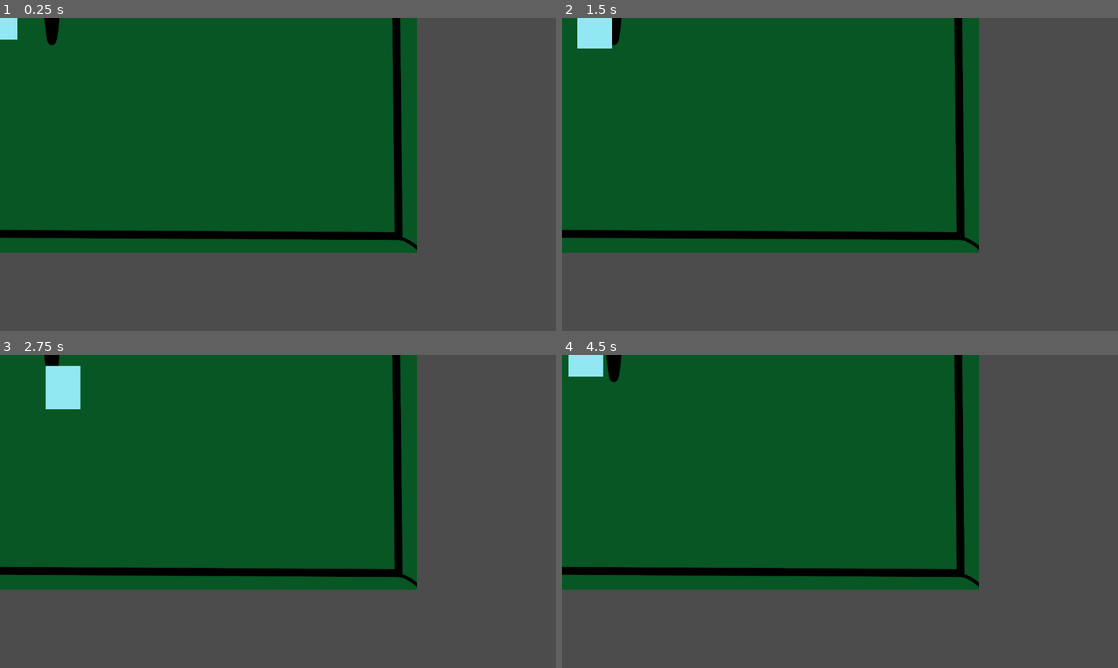
Above: before the commit, frames 1-4 (two rows, left to right).
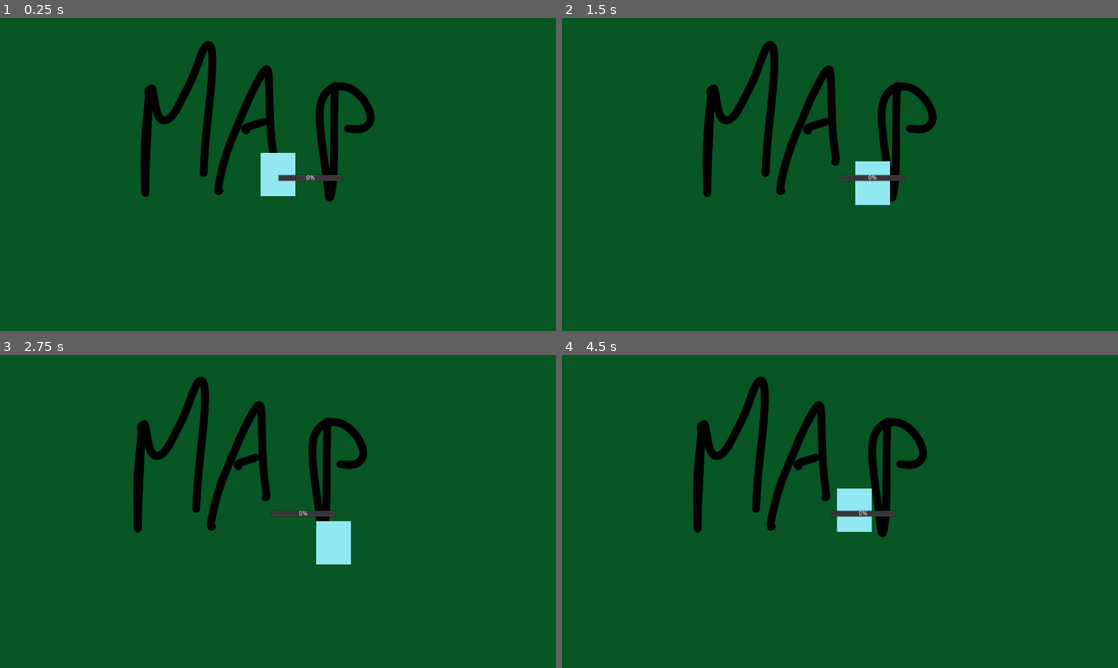
Above: after the commit, the same moments.

Repository: CeylenGames/5thAlakajam
Game: Godot game, scene res://World.tscn
Two runs of this game, one before a commit and one after it. Both use one fixed random seed, a clock stepped at 60 frames per second and the inputs below.
Inputs:
- Up to frame 1 (0.25 s): no input
- Up to frame 2 (1.5 s): tap Enter at 0.5 s; hold Right (ui_right) 0.53-1.28 s; hold Down (ui_down) from 1.28 s (still down)
- Up to frame 3 (2.75 s): release Down (ui_down) at 2.03 s; hold Right (ui_right) from 2.03 s (still down)
- Up to frame 4 (4.5 s): release Right (ui_right) at 2.78 s; hold Up (ui_up) 2.78-3.53 s; hold Left (ui_left) from 3.53 s (still down)

The runs differ from the first frame. In frame 1, 52% of the frame differs, in the area x 0-100%, y 0-100%; in frame 2, 53%; in frame 3, 53%; in frame 4, 53%.

Commit message:
player

Diff:
--- a/Prefabs/Player.tscn
+++ b/Prefabs/Player.tscn
@@ -8,7 +8,7 @@
 custom_solver_bias = 0.0
 extents = Vector2( 40, 50 )
 
-[node name="Player" type="KinematicBody2D" index="0"]
+[node name="Player" type="KinematicBody2D"]
 
 input_pickable = false
 collision_layer = 1
--- a/World.tscn
+++ b/World.tscn
@@ -1,14 +1,13 @@
 [gd_scene load_steps=3 format=2]
 
-[ext_resource path="res://Prefabs/Player.tscn" type="PackedScene" id=1]
-[ext_resource path="res://images/maptete.png" type="Texture" id=2]
+[ext_resource path="res://images/maptete.png" type="Texture" id=1]
+[ext_resource path="res://Prefabs/Player.tscn" type="PackedScene" id=2]
 
 [node name="World" type="Node" index="0"]
 
-[node name="Player" parent="." index="0" instance=ExtResource( 1 )]
+[node name="ParallaxBackground" type="ParallaxBackground" parent="." index="0"]
 
-[node name="ParallaxBackground" type="ParallaxBackground" parent="." index="1"]
-
+editor/display_folded = true
 layer = -1
 offset = Vector2( 0, 0 )
 rotation = 0.0
@@ -29,4 +28,67 @@
 
 [node name="Sprite" type="Sprite" parent="ParallaxBackground/ParallaxLayer" index="0"]
 
-texture = ExtResource( 2 )
+texture = ExtResource( 1 )
+
+[node name="Player" parent="." index="1" instance=ExtResource( 2 )]
+
+[node name="Camera2D" type="Camera2D" parent="Player" index="2"]
+
+anchor_mode = 1
+rotating = false
+current = true
+zoom = Vector2( 1, 1 )
+limit_left = -10000000
+limit_top = -10000000
+limit_right = 10000000
+limit_bottom = 10000000
+limit_smoothed = false
+drag_margin_h_enabled = true
+drag_margin_v_enabled = true
+smoothing_enabled = false
+smoothing_speed = 5.0
+offset_v = 0.0
+offset_h = 0.0
+drag_margin_left = 0.2
+drag_margin_top = 0.2
+drag_margin_right = 0.2
+drag_margin_bottom = 0.2
+editor_draw_screen = true
+editor_draw_limits = false
+editor_draw_drag_margin = false
+
+[node name="Container" type="Container" parent="." index="2"]
+
+anchor_left = 0.0
+anchor_top = 0.0
+anchor_right = 1.0
+anchor_bottom = 1.0
+rect_pivot_offset = Vector2( 0, 0 )
+rect_clip_content = false
+mouse_filter = 0
+mouse_default_cursor_shape = 0
+size_flags_horizontal = 1
+size_flags_vertical = 1
+
+[node name="ProgressBar" type="ProgressBar" parent="Container" index="0"]
+
+anchor_left = 0.0
+anchor_top = 0.0
+anchor_right = 0.0
+anchor_bottom = 0.0
+margin_right = 150.0
+margin_bottom = 16.0
+rect_pivot_offset = Vector2( 0, 0 )
+rect_clip_content = false
+mouse_filter = 0
+mouse_default_cursor_shape = 0
+size_flags_horizontal = 1
+size_flags_vertical = 0
+min_value = 0.0
+max_value = 100.0
+step = 1.0
+page = 0.0
+value = 0.0
+exp_edit = false
+rounded = false
+percent_visible = true
